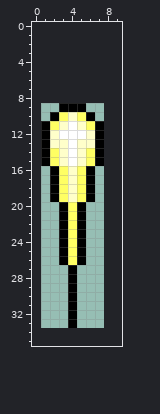
Pixel-art sprite, stored at sprites/sEnemyCannon/layers/8d3f91c8-49a6-4551-a823-59e2e23d3c03/d8b9382c-bd29-45d6-8fe2-f7d22045b725.png. Above: the version before the commit.
The file is 7x25 pixels. The old version is drawn lined up with the new one, on the new canvas.
Once edited:
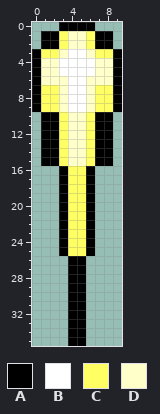
Palette (. is transparent): A #000000  B #ffffff  C #ffff63  D #ffffca
The edit:
canvas 7x25 -> 10x36, the old top-left corner now at 1,9
y 0: x 3..6 .... -> AAAA
y 1..2: x 1..8 ........ -> AACDDCAA
y 3: x 0..9 .......... -> ACCDBBDCCA
y 4..5: x 0..9 .......... -> ADDBBBBDDA
y 6: x 0..9 .......... -> ADDDBBDDDA
y 7..8: x 0..9 .......... -> ACCDBBDCCA
y 9: x 0..9 ...AAA.... -> ACCDBBDCCA
y 10: x 1 . -> A; x 5..8 CA.. -> DCAA
y 11: x 2..4 CDB -> ACD; x 8 . -> A
y 12: x 2..6 DBBBD -> ACDDC; x 8 . -> A
y 13: x 2..4 DDB -> ACD; x 6 D -> C; x 8 . -> A
y 14..15: x 2..4 CDB -> ACD; x 8 . -> A
y 16..19: x 2..4 ACD -> .AC
y 20..25: x 5..6 A. -> CA
y 26: x 3..4 AC -> .A
y 27..33: x 5 . -> A
y 34..35: x 4..5 .. -> AA
Changed places in both pictures, as pixel boxes (x1, y1, x2, y2):
changed: (32, 22, 122, 346)
